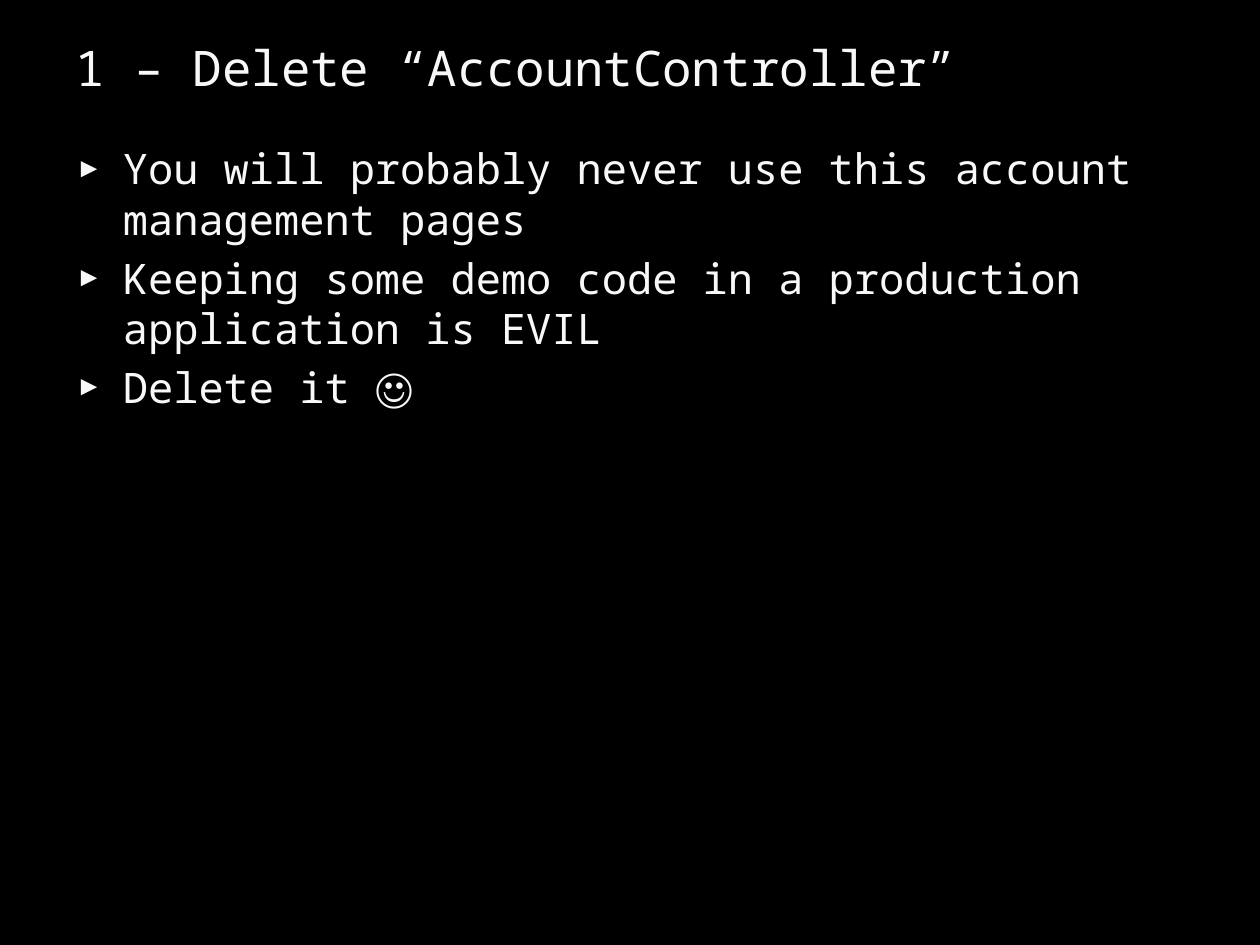
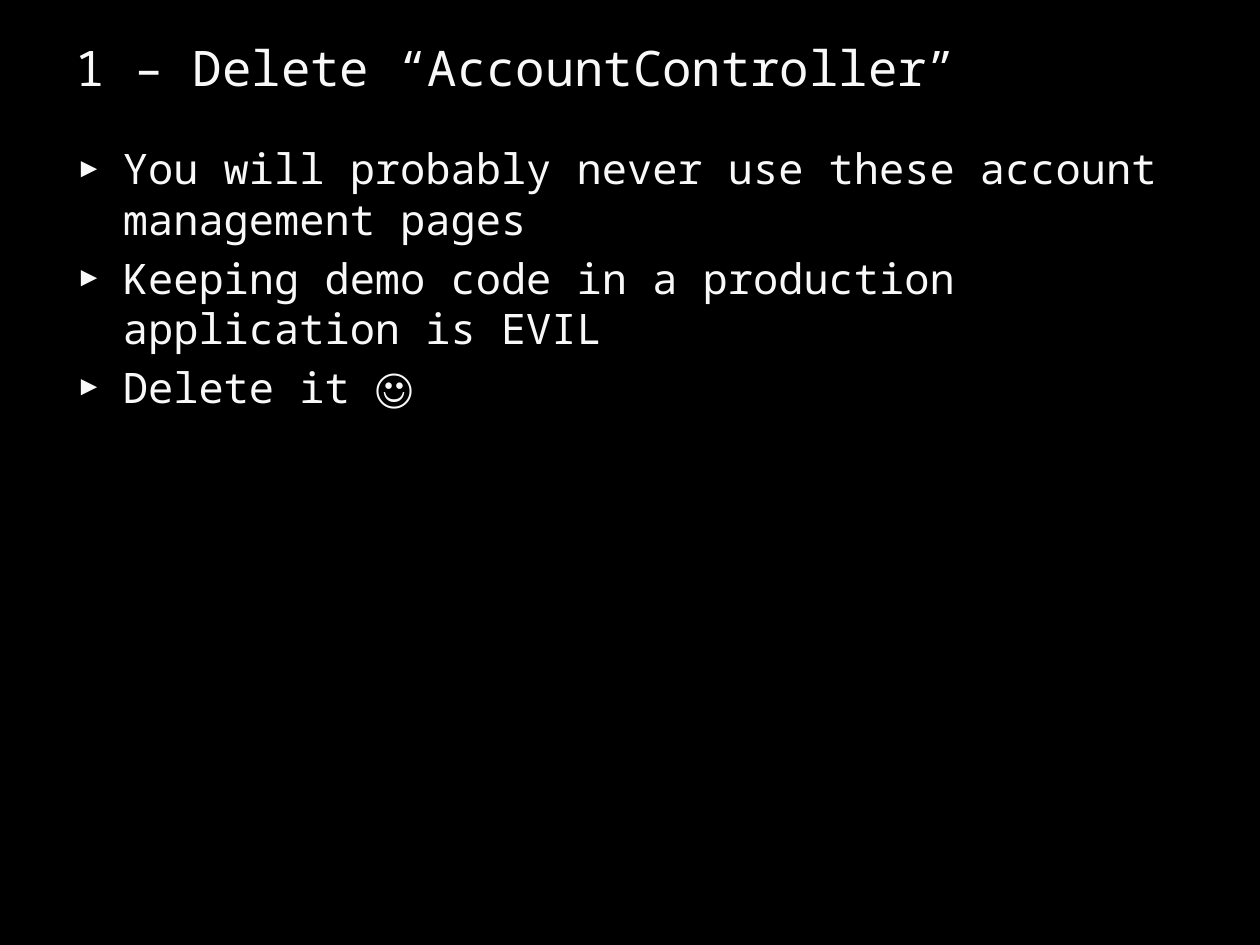
Before and after one commit to aragorn55/codeclimber, a slide deck: slide 9 of CommunityTalks/October 09 - DotNetRomaCesta/ASPNET MVC Framework - Best Practices - ENG.pptx. Drawn at 1260x945 pixels with LibreOffice and Linux fonts; fonts in the diff are those of the drawing. Boxes give left, top, right and bottom in pixels: in the first picture for what was removed or moved away, otherwise in the second. Text is boxed around its words. In the diff, an @@ line names an element or a change of style, - is before the commit and + after.

```diff
--- a/CommunityTalks/October 09 - DotNetRomaCesta/ASPNET MVC Framework - Best Practices - ENG.pptx
+++ b/CommunityTalks/October 09 - DotNetRomaCesta/ASPNET MVC Framework - Best Practices - ENG.pptx
@@ text at (123, 152, 1156, 354): text changed @@
-► You will probably never use this account management pages
-► Keeping some demo code in a production application is EVIL
+► You will probably never use these account management pages
+► Keeping demo code in a production application is EVIL
```
Also in this commit, not shown: 8 other slides changed.
